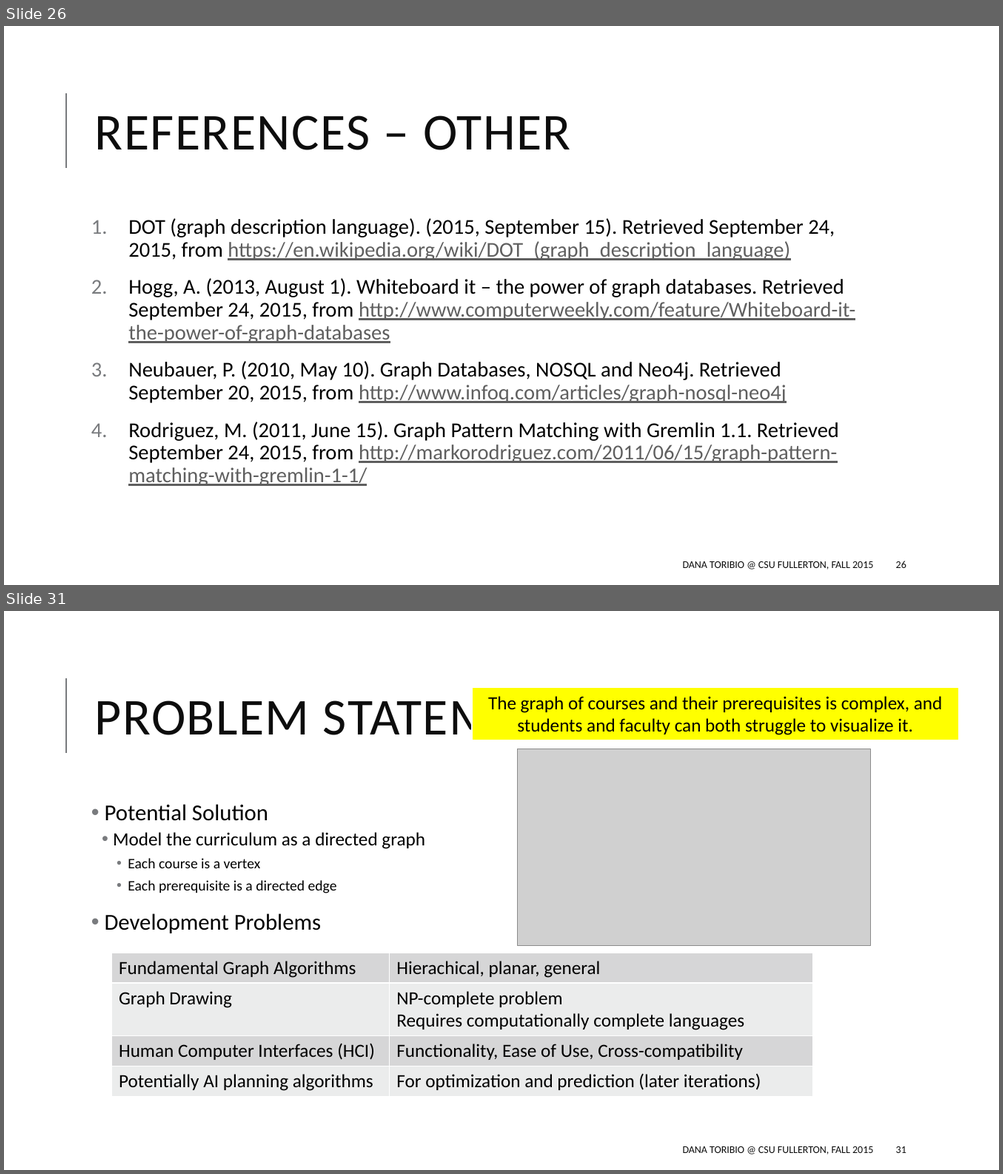
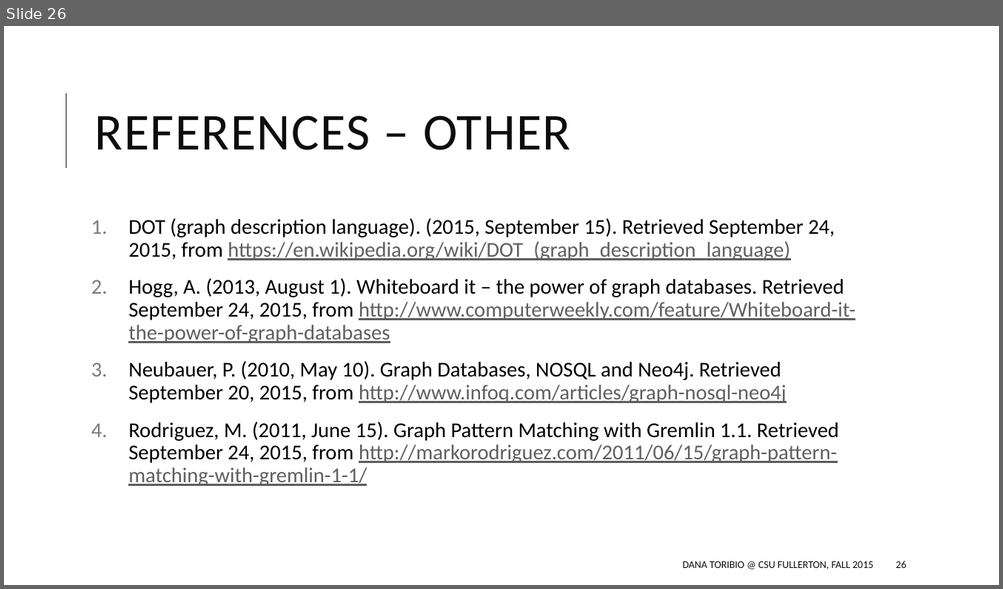
Before and after one commit to danaoira/Curriculum-Graph-Visualizer, a slide deck: proposal/Proposal Presentation.pptx. Shown one above the other, each under a label of ours: slides 26 and 31 before the commit, slide 26 after it; the slides between them are not shown. The pictures are 1003x1174 and 1003x589 pixels, drawn with LibreOffice and Linux fonts; fonts in the diff are those of the drawing; grey boxes stand for pictures. Boxes give left, top, right and bottom in pixels: in the first picture for what was removed or moved away, otherwise in the second. Text is boxed around its words. In the diff, an @@ line names an element or a change of style, - is before the commit and + after.

```diff
--- a/proposal/Proposal Presentation.pptx
+++ b/proposal/Proposal Presentation.pptx
@@ slide 31 removed at box(4, 611, 999, 1170), background #FFFFFF; not listed: 1 template element that a slide beside it also shows @@
@@ title removed at box(95, 692, 580, 740) @@
-PROBLEM STATEMENT
@@ rectangle removed at box(472, 687, 959, 740) @@
-The graph of courses and their prerequisites is complex, and students and faculty can both struggle to visualize it.
@@ picture removed at box(518, 749, 871, 946) @@
@@ text removed at box(105, 804, 425, 934) @@
-• Potential Solution
-  • Model the curriculum as a directed graph
-    • Each course is a vertex
-    • Each prerequisite is a directed edge
-• Development Problems
@@ table removed at box(111, 953, 812, 1096), 4 rows, 2 columns @@
-Fundamental Graph Algorithms | Hierachical, planar, general
-Graph Drawing | NP-complete problem / Requires computationally complete languages
-Human Computer Interfaces (HCI) | Functionality, Ease of Use, Cross-compatibility
-Potentially AI planning algorithms | For optimization and prediction (later iterations)
@@ text removed at box(683, 1147, 873, 1155) @@
-DANA TORIBIO @ CSU FULLERTON, FALL 2015
@@ page number removed at box(896, 1147, 906, 1153) @@
-31
```
Also in this commit, not shown: 1 slide changed, 14 other slides removed.
